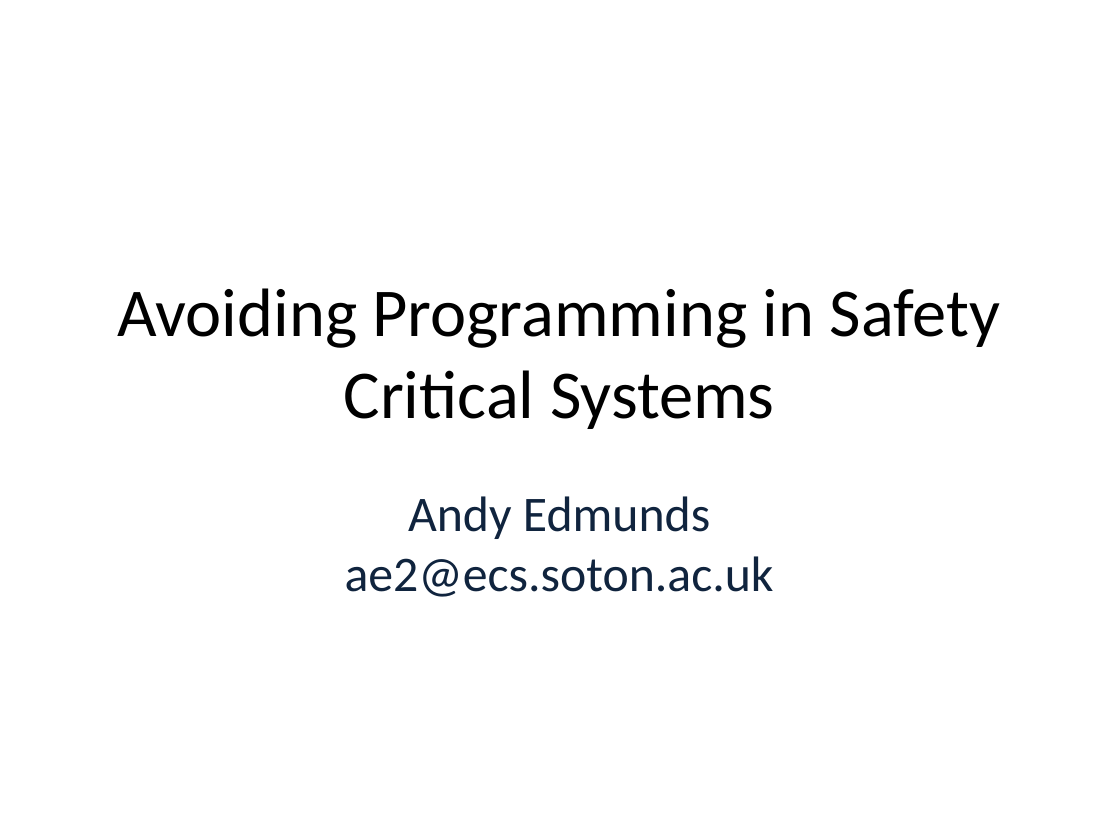
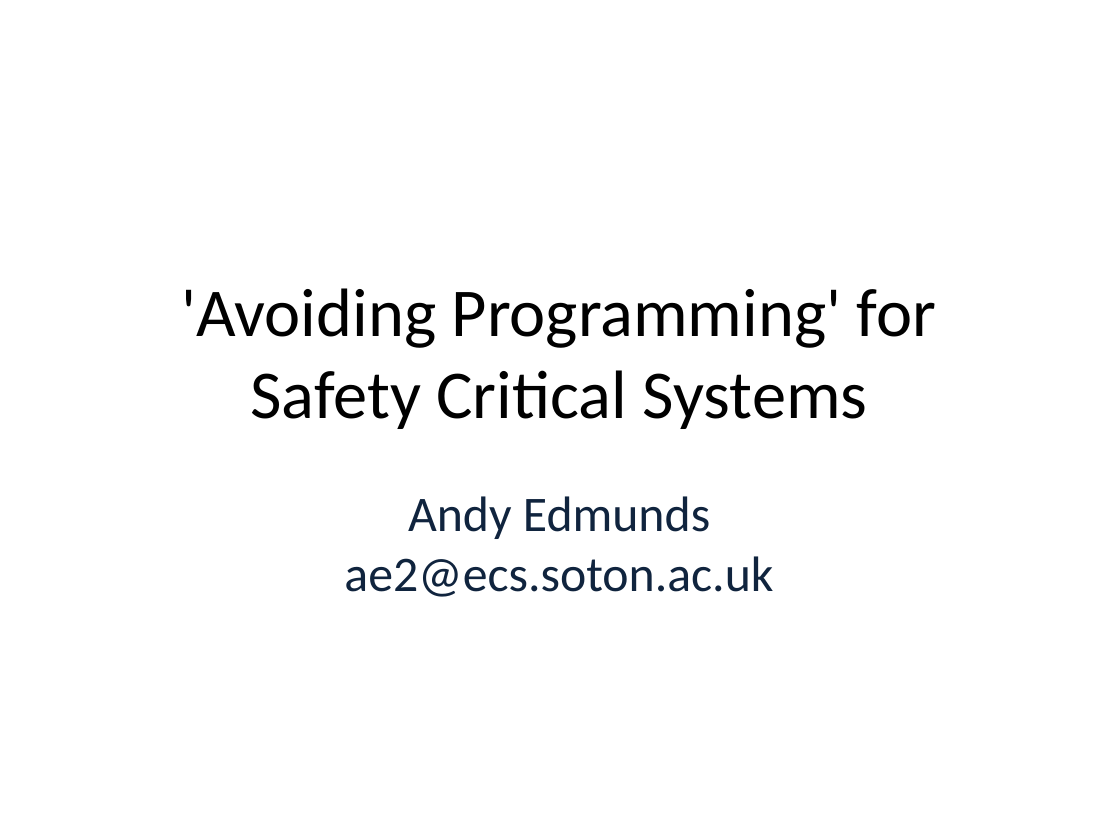
Before and after one commit to weetmuts/rodin-b-sharp-iUML_B_Utils, a slide deck: slide 1 of work/store/comp3011/AndysCourseMaterials/Mar2014/ProgrammingForSCSSession2.pptx. Drawn at 1120x840 pixels with LibreOffice and Linux fonts; fonts in the diff are those of the drawing; background and template pictures are left out. Boxes give left, top, right and bottom in pixels: in the first picture for what was removed or moved away, otherwise in the second. Text is boxed around its words. In the diff, an @@ line names an element or a change of style, - is before the commit and + after.

```diff
--- a/work/store/comp3011/AndysCourseMaterials/Mar2014/ProgrammingForSCSSession2.pptx
+++ b/work/store/comp3011/AndysCourseMaterials/Mar2014/ProgrammingForSCSSession2.pptx
@@ text at [181,288,936,429]: text changed @@
-Avoiding Programming in Safety Critical Systems
+'Avoiding Programming' for Safety Critical Systems
```
Also in this commit, not shown: 21 other slides changed, 3 slides added, 3 slides removed, 5 other files.
